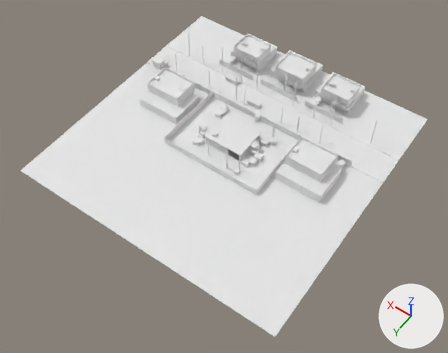
The glTF model 04_ThreeJS/web/colisao.glb as it was, and as the next commit left it.
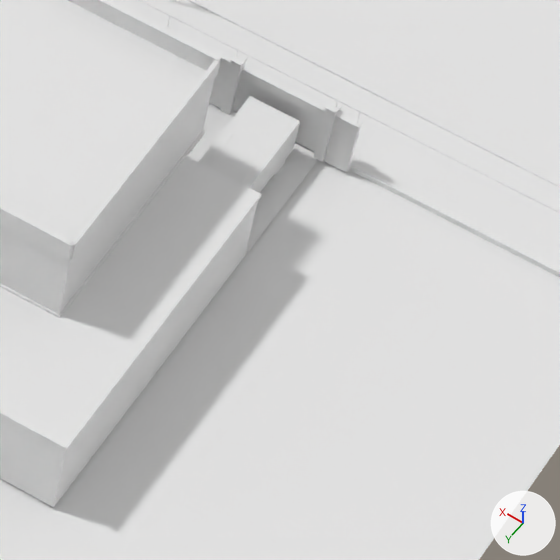
Each version appears first whole from a camera (50 mm lens) standing at (-71.5, 103.7, 144.8) and looking at (-4.3, 9.7, -3.1), and next in a close-up on the part from 70% to 83% of the width and 42% to 59% of the height. The lights are fixed; the arrows at lower right show +X, +Y and +Z. The older version's two pictures come first. Vertices at exactly the same position are counted once.

Names of what the first close-up shows: 'Colisao'.
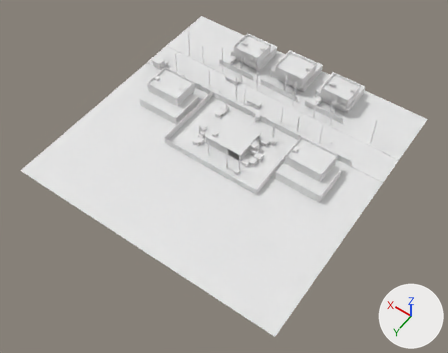
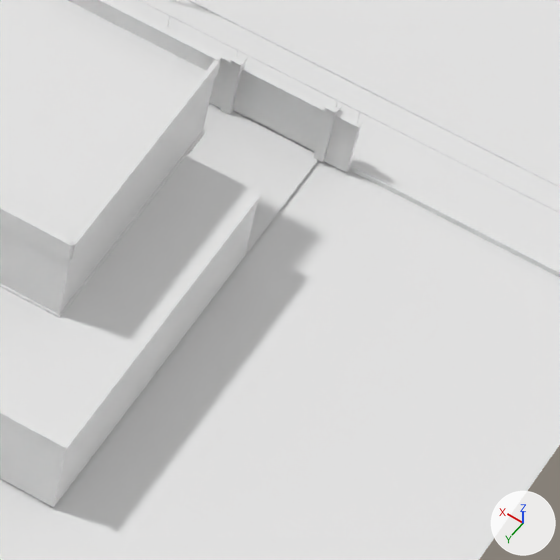
The edits, one by one:
me_colisao is used by ob_colisao; location (0.0, 0.0, 0.0).
me_colisao had 9759 vertices, 14672 faces and spanned x -45.0..45.0, y -45.0..45.0, z -0.4..10.5.
me_colisao now has 9463 vertices, 14228 faces and spans x -45.0..45.0, y -45.0..45.0, z -0.4..10.5.
me_colisao part 1: 46 loose pieces with 368 vertices, spanning x -32.7..-30.9, y -13.1..-8.7, z 0.0..1.7, are deleted.
Other edits to the shape of me_colisao do not show in these pictures.

Pixel boxes (x1, y1, x2, y2) of what changed, in the close-ups (560 x 560 px):
part 1 of me_colisao, deleted: before (199, 96, 300, 193)
